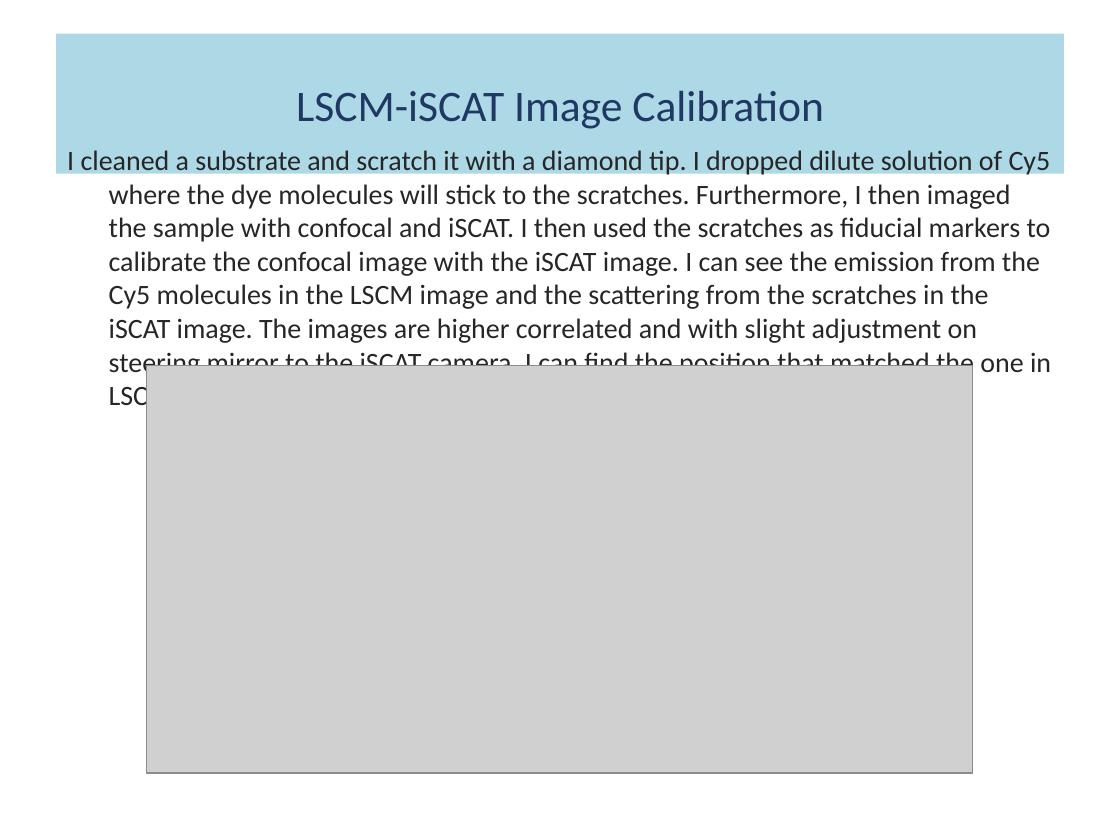
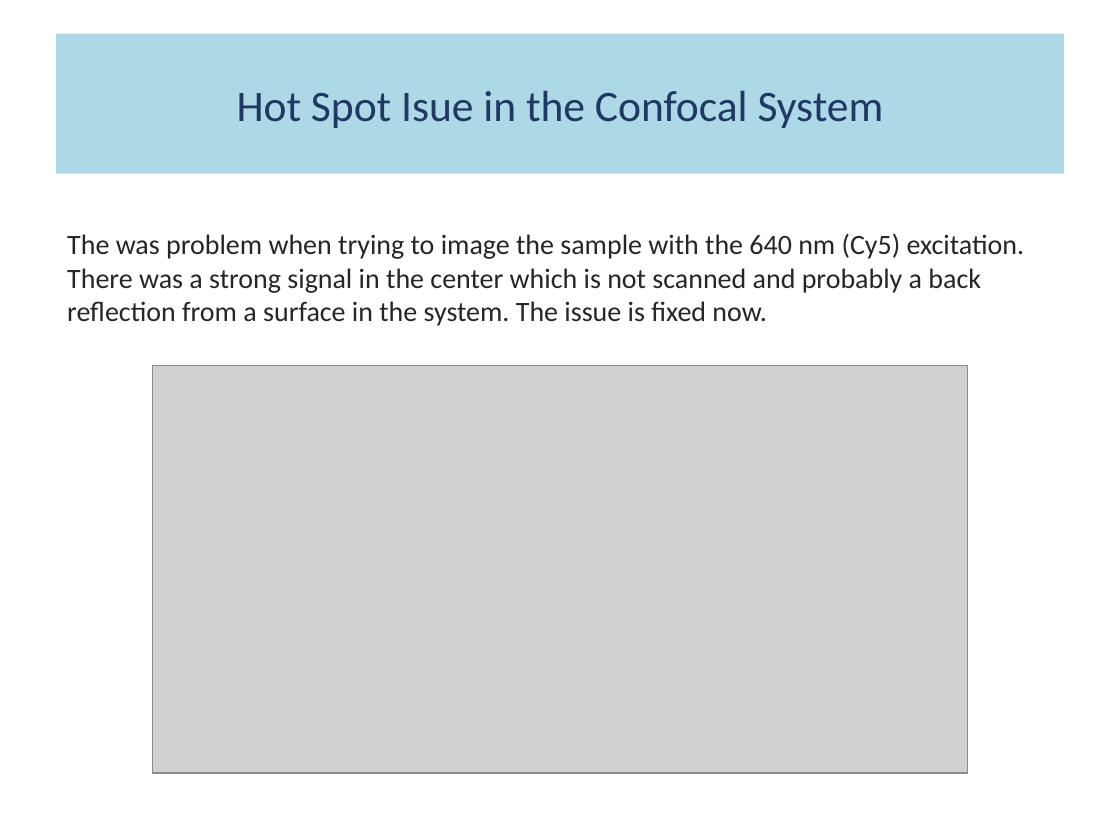
Before and after one commit to fathi0amir/ppt-with-quarto, a slide deck: slide 3 of main.pptx (slide 5 before the commit). Drawn at 1120x840 pixels with LibreOffice and Linux fonts; fonts in the diff are those of the drawing; grey boxes stand for pictures. Boxes give left, top, right and bottom in pixels: in the first picture for what was removed or moved away, otherwise in the second. Text is boxed around its words. In the diff, an @@ line names an element or a change of style, - is before the commit and + after.

Commit message:
Some issues with indentations were addressed.

```diff
--- a/main.pptx
+++ b/main.pptx
@@ title at box(237, 90, 884, 128): text changed @@
-LSCM-iSCAT Image Calibration
+Hot Spot Isue in the Confocal System
@@ text at box(67, 233, 1025, 326): text changed @@
-I cleaned a substrate and scratch it with a diamond tip. I dropped dilute solution of Cy5 where the dye molecules will stick to the scratches. Furthermore, I then imaged the sample with confocal and iSCAT. I then used the scratches as fiducial markers to calibrate the confocal image with the iSCAT image. I can see the emission from the Cy5 molecules in the LSCM image and the scattering from the scratches in the iSCAT image. The images are higher correlated and with slight adjustment on steering mirror to the iSCAT camera, I can find the position that matched the one in LSCM image.
+The was problem when trying to image the sample with the 640 nm (Cy5) excitation. There was a strong signal in the center which is not scanned and probably a back reflection from a surface in the system. The issue is fixed now.
@@ picture: place and size @@
-picture at box(147, 365, 973, 773)
+picture at box(152, 365, 968, 773)
```
Also in this commit, not shown: 3 other slides changed, 5 slides added, 4 slides removed, 5 other files.
